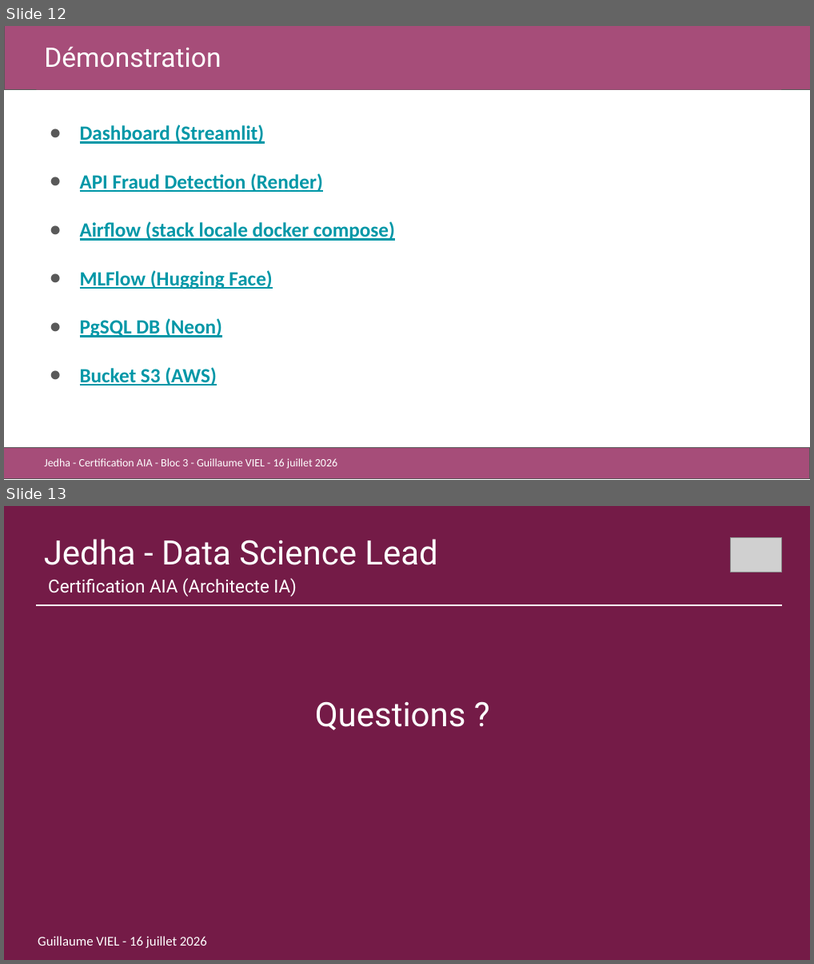
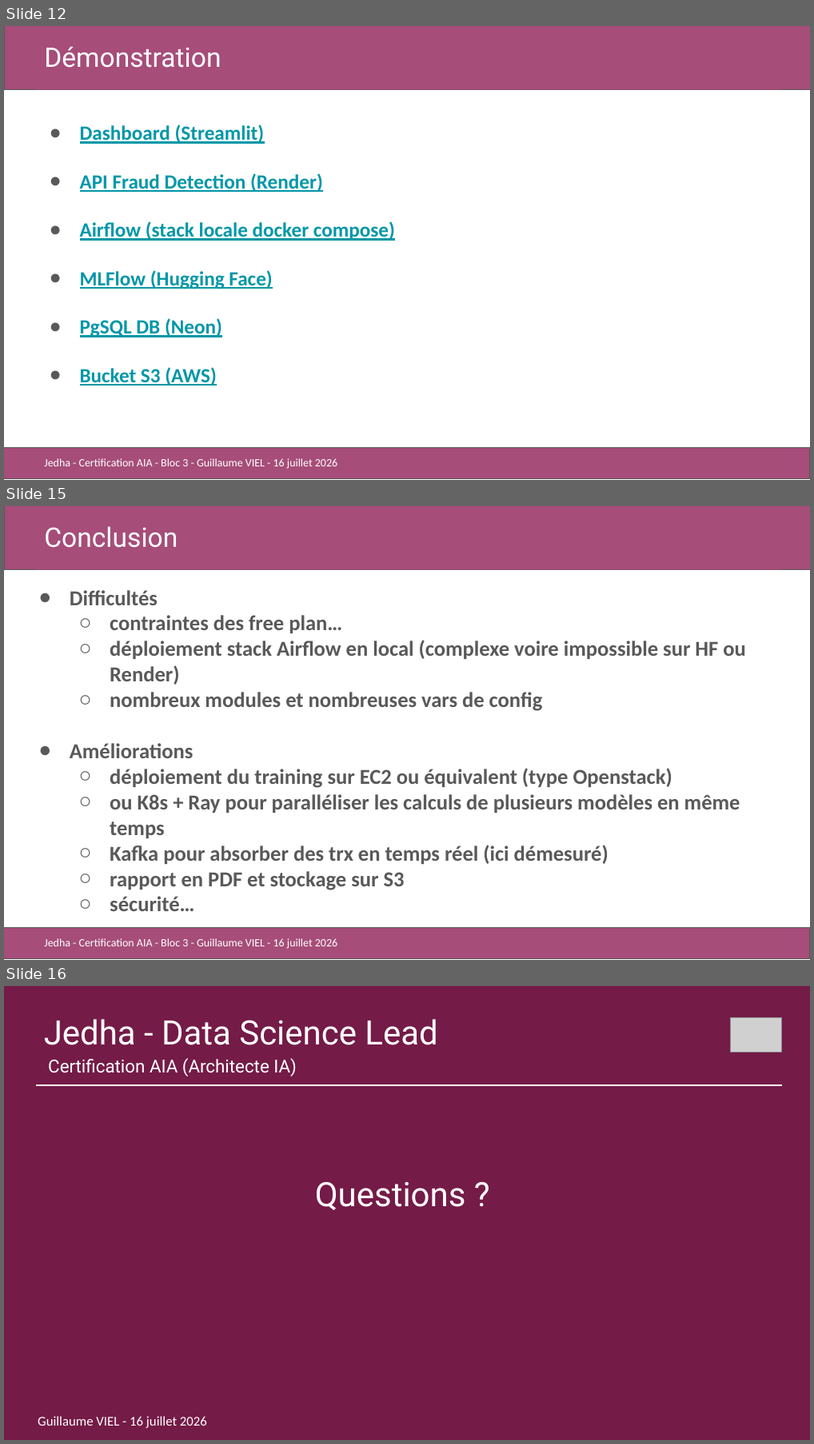
Before and after one commit to gviel/jedha-aia-03-frauddetection, a slide deck: docs/AIA_bloc3_fraud_detection_GV.pptx. Shown one above the other, each under a label of ours: slides 12 and 13 before the commit, slides 12, 15 and 16 after it; the slides between them are not shown. The pictures are 814x964 and 814x1444 pixels, drawn with LibreOffice and Linux fonts; fonts in the diff are those of the drawing; grey boxes stand for pictures. Boxes give left, top, right and bottom in pixels: in the first picture for what was removed or moved away, otherwise in the second. Text is boxed around its words. In the diff, an @@ line names an element or a change of style, - is before the commit and + after.

Commit message:
docs: modif présentation ajout conclusion + snapshots emails

```diff
--- a/docs/AIA_bloc3_fraud_detection_GV.pptx
+++ b/docs/AIA_bloc3_fraud_detection_GV.pptx
@@ slide 15 added at (4,506,810,960), background #FFFFFF @@
@@ rectangle added at (4,506,810,570), fill #A64D79, outline #595959 0.75 pt @@
@@ rectangle added at (36,506,782,570), fill #A64D79, 24 pt, text #FFFFFF @@
+Conclusion
@@ text added at (70,590,746,911), 19 pt, text #595959, bold @@
+● Difficultés
+  ○ contraintes des free plan…
+  ○ déploiement stack Airflow en local (complexe voire impossible sur HF ou Render)
+  ○ nombreux modules et nombreuses vars de config
+● Améliorations
+  ○ déploiement du training sur EC2 ou équivalent (type Openstack)
+  ○ ou K8s + Ray pour paralléliser les calculs de plusieurs modèles en même temps
+  ○ Kafka pour absorber des trx en temps réel (ici démesuré)
+  ○ rapport en PDF et stockage sur S3
+  ○ sécurité…
@@ rectangle added at (4,927,810,958), fill #A64D79, outline #595959 0.75 pt @@
@@ text added at (44,938,338,948), 10 pt, text #FFFFFF @@
+Jedha - Certification AIA - Bloc 3 - Guillaume VIEL - 16 juillet 2026
@@ what was slide 13 is now slide 16 @@
```
Also in this commit, not shown: 2 other slides added, 4 other files.
